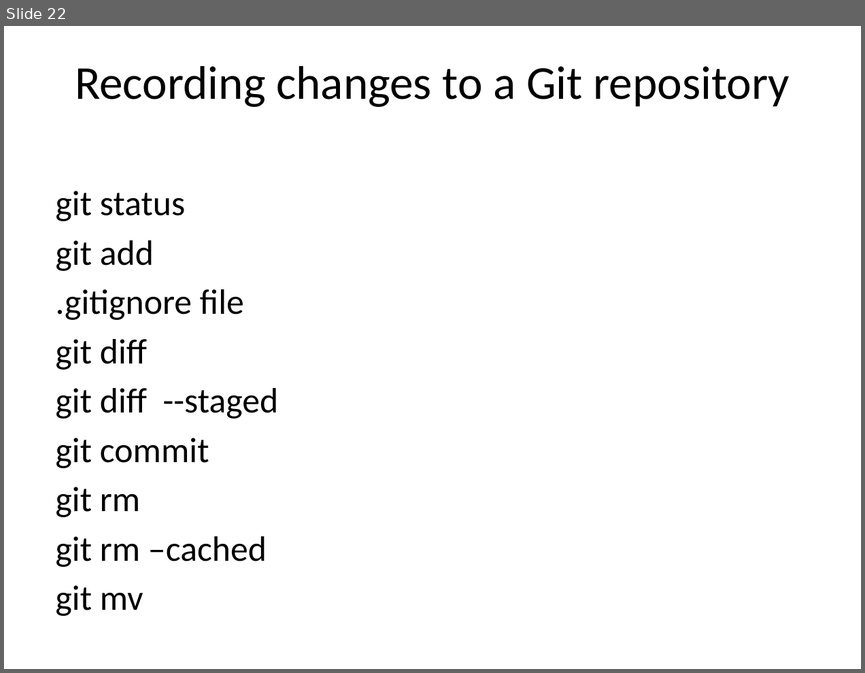
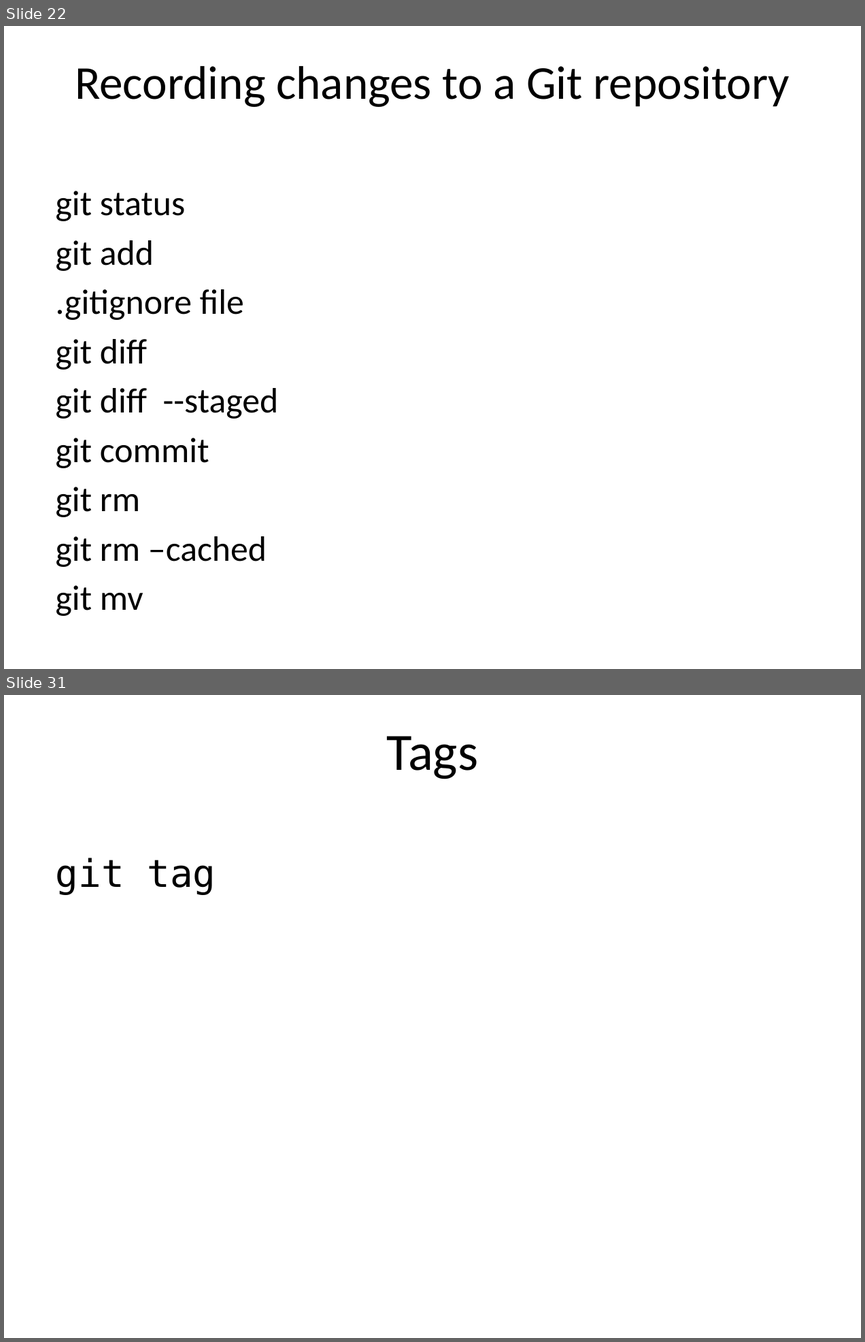
Before and after one commit to agentzz9/GITBasics, a slide deck: GIT version control.pptx. Shown one above the other, each under a label of ours: slide 22 before the commit, slides 22 and 31 after it; the slides between them are not shown. The pictures are 865x673 and 865x1342 pixels, drawn with LibreOffice and Linux fonts; fonts in the diff are those of the drawing. Boxes give left, top, right and bottom in pixels: in the first picture for what was removed or moved away, otherwise in the second. Text is boxed around its words. In the diff, an @@ line names an element or a change of style, - is before the commit and + after.

```diff
--- a/GIT version control.pptx
+++ b/GIT version control.pptx
@@ slide 31 added at (x1=4, y1=695, x2=861, y2=1338), background #FFFFFF @@
@@ title added at (x1=387, y1=736, x2=479, y2=779), 44 pt, text #000000 @@
+Tags
@@ text added at (x1=56, y1=858, x2=215, y2=895), 32 pt, text #000000 @@
+git tag
```
Also in this commit, not shown: 9 other slides added.
